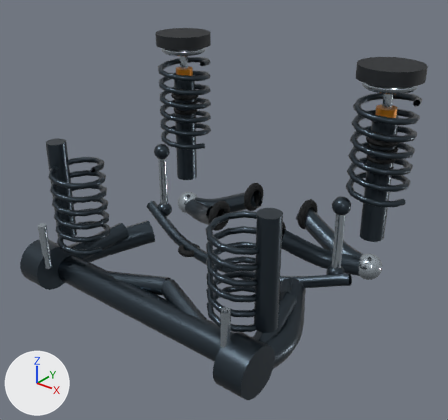
The glTF model android/app/src/main/assets/models/vehicle_systems/suspension/generic_suspension.glb as it was, and as the next commit left it.
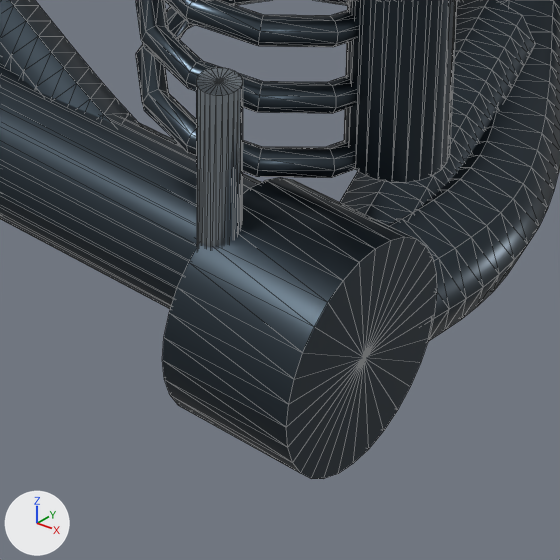
The first picture shows the older version from a 50 mm camera at (4.41, -5.44, 3.57) aimed at (0.23, -0.22, 0.34). The close-ups show the older and then the newer version on the part from 39% to 68% of the width and 69% to 100% of the height of that picture. Only the edits that show in the close-ups are written down. Every picture has the same lights, and +X, +Y and +Z are marked at lower left. The close-ups show mesh edges as thin lines. Where no turn or scale is listed for an object, it has been applied to the vertices.

Objects in the first close-up: 'system_mesh__lateral_arms__right_arm', 'system_mesh__longitudinal_arms__right_arm', 'system_mesh__rear_hubs__right_hub', 'system_mesh__rear_shocks__right_shock', 'system_mesh__rear_springs__right_spring', 'system_mesh__rear_stabilizer_links__right_link', 'system_mesh__torsion_beam__cross_beam', 'system_mesh__trailing_arms__right_arm'.
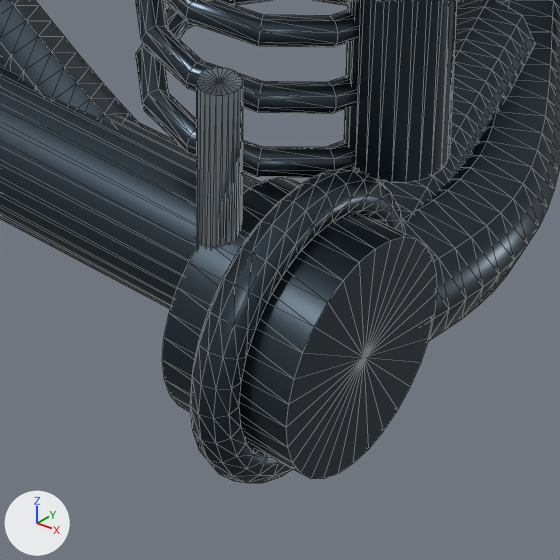
Where the change shows, as pixel boxes [x1, y1, x2, y2] in the close-ups (560 x 560 px):
'system_mesh__rear_hubs__right_flange', added
    after: [190, 169, 405, 483]

The change, as a list of edits to the scene's bpy script:
```text
Add me_mesh_89:
    me_mesh_89.from_pydata(...)  # 341 vertices, 600 faces; spans x -0.052..0.052, y -0.365..0.365, z -0.363..0.363
    me_mesh_89.materials.append(mat_dark_steel)  # greyish blue #3d4851
Add ob_system_mesh__rear_hubs__right_flange:
    ob_system_mesh__rear_hubs__right_flange = bpy.data.objects.new('system_mesh__rear_hubs__right_flange', me_mesh_89)
    ob_system_mesh__rear_hubs__right_flange.location = (1.55, -1.55, -0.45)
```
